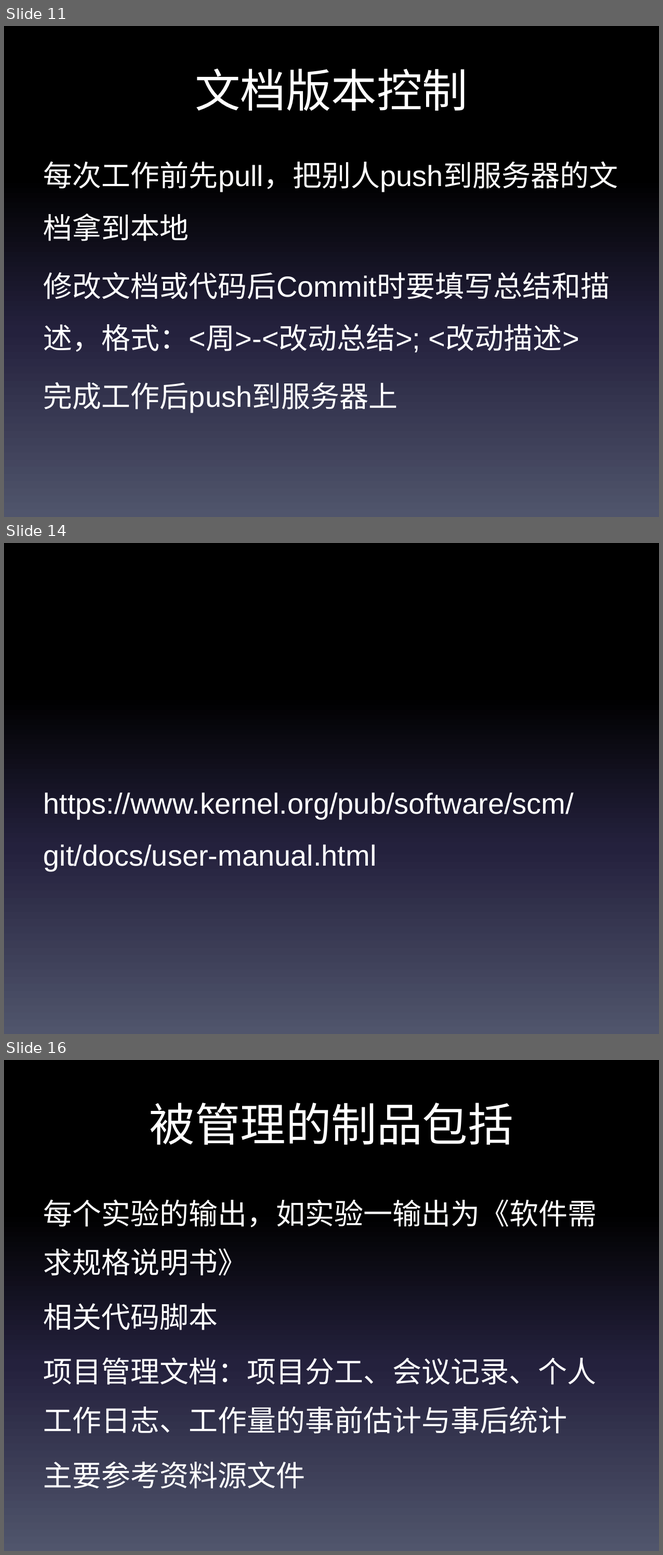
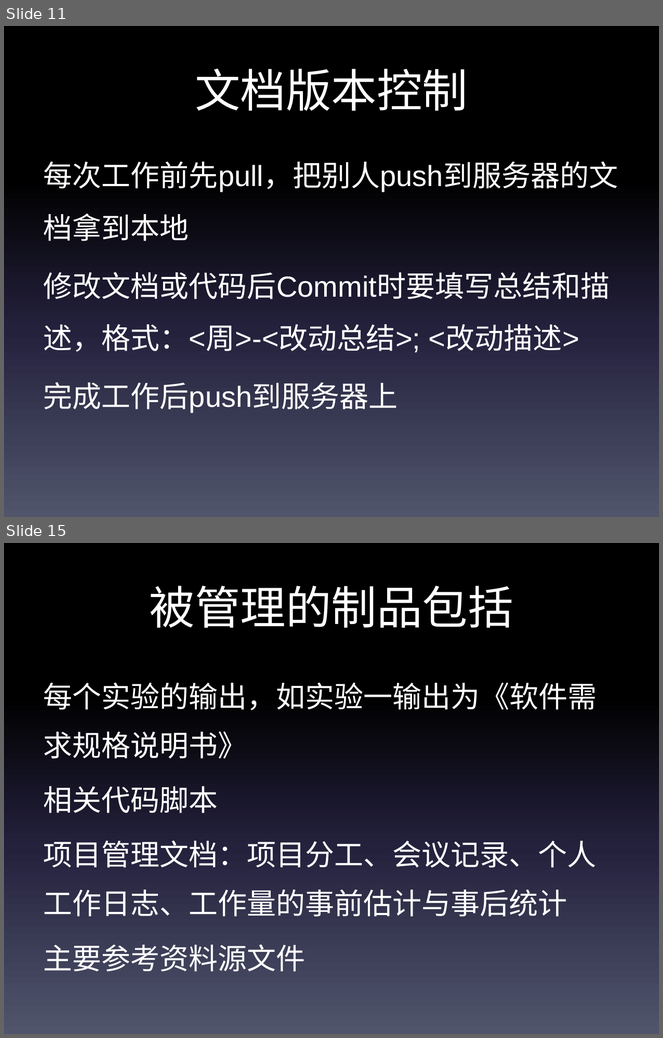
Before and after one commit to bhsei/ppt, a slide deck: 工具介绍和制品管理.pptx. Shown one above the other, each under a label of ours: slides 11, 14 and 16 before the commit, slides 11 and 15 after it; the slides between them are not shown. The pictures are 663x1555 and 663x1038 pixels, drawn with LibreOffice and Linux fonts; fonts in the diff are those of the drawing. Boxes give left, top, right and bottom in pixels: in the first picture for what was removed or moved away, otherwise in the second. Text is boxed around its words. In the diff, an @@ line names an element or a change of style, - is before the commit and + after.

```diff
--- a/工具介绍和制品管理.pptx
+++ b/工具介绍和制品管理.pptx
@@ slide 14 removed at (4, 543, 659, 1034), background gradient #000000 to #24213E to #51566D @@
@@ text removed at (44, 793, 574, 872) @@
-https://www.kernel.org/pub/software/scm/git/docs/user-manual.html
@@ what was slide 16 is now slide 15 @@
```
Also in this commit, not shown: 3 slides changed.
